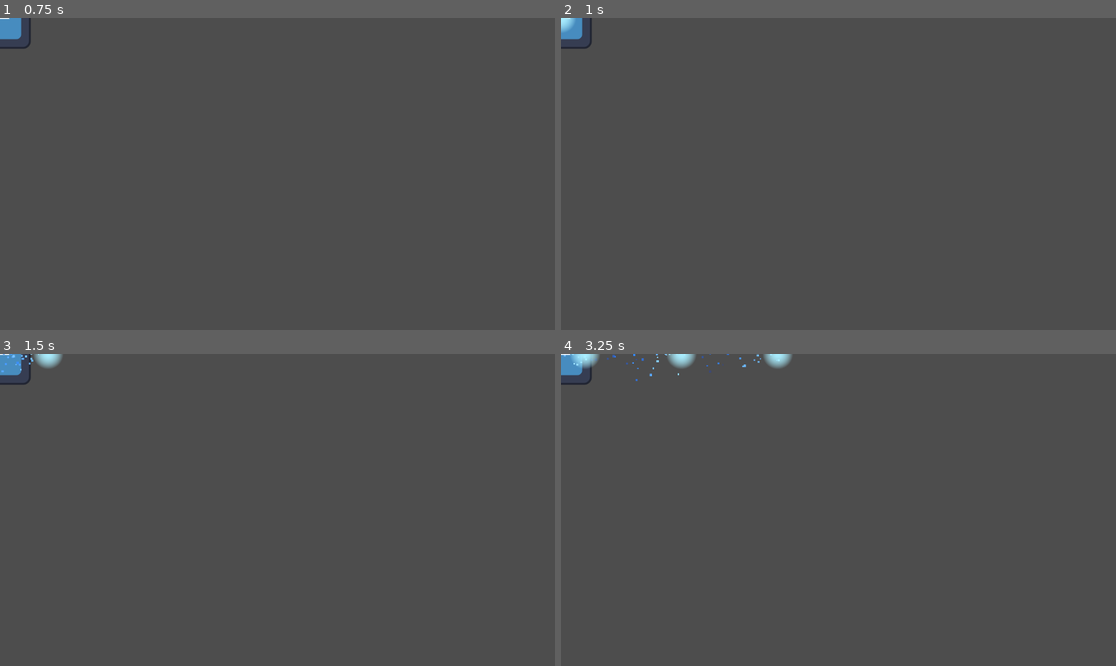
Above: before the commit, frames 1-4 (two rows, left to right).
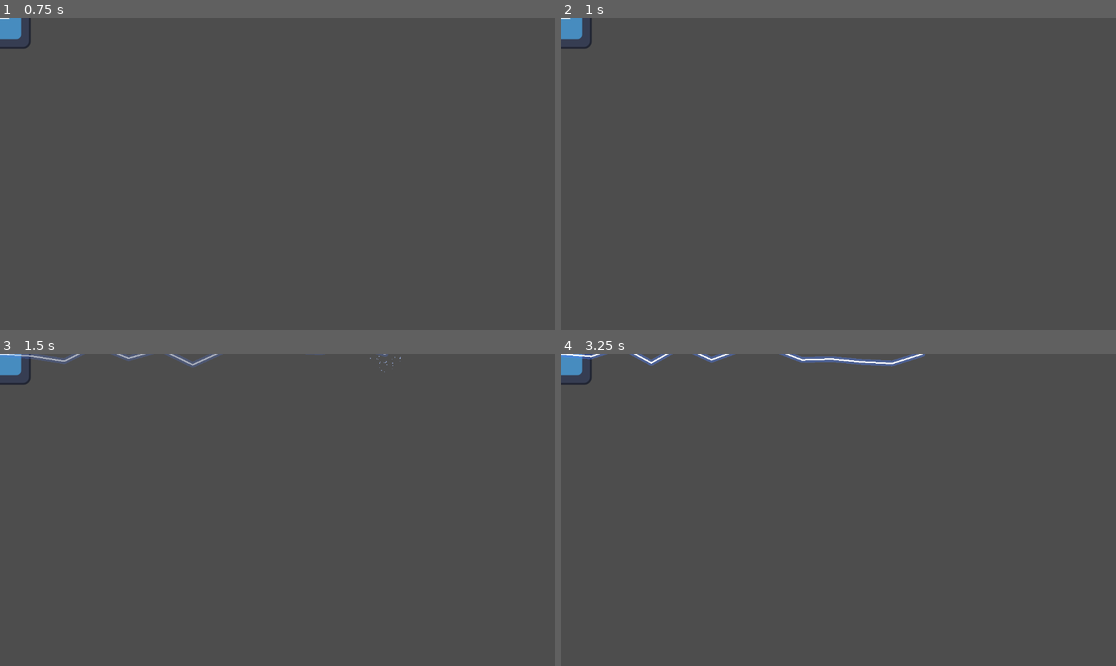
Above: after the commit, the same moments.

Repository: Jelleas/brackeys_2026
Game: Godot game, scene res://wizard/wizard.tscn
Two runs of this game, one before a commit and one after it. Both use one fixed random seed, a clock stepped at 60 frames per second and the inputs below. This scene is started directly instead of the project's main scene. The engine's default icon, where the game draws it, is replaced by a stand-in: a white triangle on a blue panel in a dark square.
Inputs:
- Up to frame 1 (0.75 s): tap Enter at 0.5 s; tap Z at 0.6 s
- Up to frame 2 (1 s): tap Space at 0.77 s
- Up to frame 3 (1.5 s): hold A from 1.28 s (still down); tap Z at 1.35 s
- Up to frame 4 (3.25 s): tap Space at 1.52, 3.02 s; release A at 2.03 s; tap Z at 2.1, 2.85 s

Frame 1 is identical in both runs. In frame 2, less than 0.1% of the frame differs, in the area x 0-3%, y 0-5%; in frame 3, 0.6%; in frame 4, 1.3%, in the area x 0-66%, y 0-9%.

Commit message:
add bolt and move ball

Diff:
--- /dev/null
+++ b/spells/ball/ball.tscn
@@ -0,0 +1,43 @@
+[gd_scene format=3 uid="uid://c4r3lnyjc21kl"]
+
+[ext_resource type="Script" uid="uid://b0cxrx5htv7th" path="res://spells/ball/ball.gd" id="1_hj3xb"]
+[ext_resource type="Texture2D" uid="uid://b67nbfdecpy6f" path="res://spells/ball/glow.png" id="2_ffg60"]
+
+[sub_resource type="CircleShape2D" id="CircleShape2D_vywb2"]
+
+[sub_resource type="Gradient" id="Gradient_s5f6s"]
+colors = PackedColorArray(1, 1, 0.6666667, 1, 0.8, 0.13333334, 0, 1)
+
+[sub_resource type="GradientTexture1D" id="GradientTexture1D_k6nqd"]
+gradient = SubResource("Gradient_s5f6s")
+
+[sub_resource type="ParticleProcessMaterial" id="ParticleProcessMaterial_cnkv0"]
+spread = 180.0
+initial_velocity_min = 10.0
+initial_velocity_max = 30.0
+gravity = Vector3(0, -20, 0)
+radial_accel_min = 19.999998
+radial_accel_max = 19.999998
+tangential_accel_min = 99.99999
+tangential_accel_max = 200.0
+damping_min = 10.0
+damping_max = 20.0
+scale_min = 2.0
+scale_max = 5.0
+color_ramp = SubResource("GradientTexture1D_k6nqd")
+
+[node name="Field" type="Area2D" unique_id=1695962856]
+script = ExtResource("1_hj3xb")
+
+[node name="CollisionShape2D" type="CollisionShape2D" parent="." unique_id=1198613254]
+shape = SubResource("CircleShape2D_vywb2")
+
+[node name="GPUParticles2D" type="GPUParticles2D" parent="." unique_id=1618102325]
+amount = 100
+amount_ratio = 0.6488
+process_material = SubResource("ParticleProcessMaterial_cnkv0")
+
+[node name="Sprite2D" type="Sprite2D" parent="." unique_id=102753519]
+modulate = Color(1, 0.4, 0, 1)
+scale = Vector2(0.5, 0.5)
+texture = ExtResource("2_ffg60")
--- /dev/null
+++ b/spells/bolt/bolt.gd
@@ -0,0 +1,72 @@
+extends Node2D
+
+@export var bolt_speed := 3000.0
+@export var max_range := 800.0
+@export var lifetime := 0.5
+@export var bolt_segments := 12
+@export var bolt_offset := 25.0
+@export var flicker_interval := 0.04
+
+var damage: int = 0
+var _end_x := 0.0
+var _fully_extended := false
+var _lifetime_timer := 0.0
+var _flicker_timer := 0.0
+
+func _ready():
+	$GPUParticles2D.emitting = false
+
+func _process(delta: float):
+	if not _fully_extended:
+		_end_x += bolt_speed * delta
+		if _end_x >= max_range:
+			_end_x = max_range
+			_fully_extended = true
+			$GPUParticles2D.position = Vector2(_end_x, 0)
+			$GPUParticles2D.emitting = true
+			$EndPoint/CollisionShape2D.shape.radius = 20.0
+			$EndPoint.position = Vector2(_end_x, 0)
+			$EndPoint.monitoring = true
+	else:
+		_lifetime_timer += delta
+		if _lifetime_timer >= lifetime:
+			queue_free()
+			return
+		var alpha = 1.0 - (_lifetime_timer / lifetime)
+		$BoltLine.modulate.a = alpha
+		$GlowLine.modulate.a = alpha
+	_flicker_timer += delta
+
+	if _flicker_timer >= flicker_interval:
+		_flicker_timer = 0.0
+		_regenerate_bolt()
+
+func _regenerate_bolt():
+	var start = Vector2.ZERO
+	var end = Vector2(_end_x, 0)
+	var points: PackedVector2Array = [start]
+	for i in range(1, bolt_segments):
+		var t = float(i) / bolt_segments
+		var mid = start.lerp(end, t)
+		mid.y += randf_range(-bolt_offset, bolt_offset)
+		points.append(mid)
+	points.append(end)
+	$BoltLine.points = points
+	$GlowLine.points = points
+
+func set_colors(core_color: Color, glow_color: Color):
+	$BoltLine.default_color = core_color
+	$GlowLine.default_color = glow_color
+	var gradient = Gradient.new()
+	gradient.colors = PackedColorArray([
+		core_color,
+		glow_color,
+		Color(glow_color.r, glow_color.g, glow_color.b, 0.0)
+	])
+	gradient.offsets = PackedFloat32Array([0.0, 0.5, 1.0])
+	var grad_tex = GradientTexture1D.new()
+	grad_tex.gradient = gradient
+	$GPUParticles2D.process_material.color_ramp = grad_tex
+
+func destroy():
+	queue_free()
--- /dev/null
+++ b/spells/bolt/bolt.tscn
@@ -0,0 +1,45 @@
+[gd_scene format=3 uid="uid://q26esih07elv"]
+
+[ext_resource type="Script" uid="uid://n3o2ls5qk187" path="res://spells/bolt/bolt.gd" id="1_yjlwg"]
+
+[sub_resource type="ParticleProcessMaterial" id="ParticleProcessMaterial_yjlwg"]
+particle_flag_disable_z = true
+spread = 180.0
+initial_velocity_min = 50.0
+initial_velocity_max = 150.0
+gravity = Vector3(0, 50, 0)
+damping_min = 10.0
+damping_max = 30.000002
+scale_max = 2.0
+
+[sub_resource type="CircleShape2D" id="CircleShape2D_u7vuo"]
+
+[node name="Bolt" type="Node2D" unique_id=288541044]
+script = ExtResource("1_yjlwg")
+
+[node name="GlowLine" type="Line2D" parent="." unique_id=308359039]
+width = 12.0
+joint_mode = 2
+begin_cap_mode = 2
+end_cap_mode = 2
+antialiased = true
+
+[node name="BoltLine" type="Line2D" parent="." unique_id=1663747482]
+width = 3.0
+joint_mode = 2
+begin_cap_mode = 2
+end_cap_mode = 2
+antialiased = true
+
+[node name="GPUParticles2D" type="GPUParticles2D" parent="." unique_id=422645119]
+emitting = false
+amount = 40
+one_shot = true
+explosiveness = 1.0
+process_material = SubResource("ParticleProcessMaterial_yjlwg")
+
+[node name="EndPoint" type="Area2D" parent="." unique_id=1000874120]
+monitoring = false
+
+[node name="CollisionShape2D" type="CollisionShape2D" parent="EndPoint" unique_id=2104943106]
+shape = SubResource("CircleShape2D_u7vuo")
--- a/wizard/wizard.gd
+++ b/wizard/wizard.gd
@@ -1,14 +1,16 @@
 extends Node2D
 
-var ball_scene = preload("res://spells/ball.tscn")
+var ball_scene = preload("res://spells/ball/ball.tscn")
+var bolt_scene = preload("res://spells/bolt/bolt.tscn")
 
 var timer: float = 0.0
 func _process(delta: float) -> void:
 	timer += delta
 	if timer >= 1.0:
 		timer = 0.0
-		cast_spell(50.0, Color("#AAEEFF"), Color("#3388FF"), Color("#1122AA"))
+		#cast_spell(50.0, Color("#AAEEFF"), Color("#3388FF"), Color("#1122AA"))
 		#cast_spell(50.0, Color("#FFFFAA"), Color("#FF6600"), Color("#CC2200"))
+		cast_bolt(Color("#FFFFFF"), Color(0.3, 0.5, 1.0, 0.4))
 
 func cast_spell(spell_range: float, center_color: Color, mid_color: Color, edge_color: Color):
 	var ball = ball_scene.instantiate()
@@ -16,3 +18,11 @@
 	get_tree().current_scene.add_child(ball)
 	ball.setup_shape(spell_range)
 	ball.set_colors(center_color, mid_color, edge_color)
+
+
+func cast_bolt(core_color: Color, glow_color: Color):
+	var bolt = bolt_scene.instantiate()
+	bolt.global_position = global_position
+	get_tree().current_scene.add_child(bolt)
+	bolt.max_range = 800.0
+	bolt.set_colors(core_color, glow_color)
Renamed: spells/ball.gd -> spells/ball/ball.gd
Renamed: spells/ball.gd.uid -> spells/ball/ball.gd.uid
Renamed: spells/glow.png -> spells/ball/glow.png
Not shown, changed: spells/ball/glow.png.import
Not shown, added: spells/bolt/bolt.gd.uid
